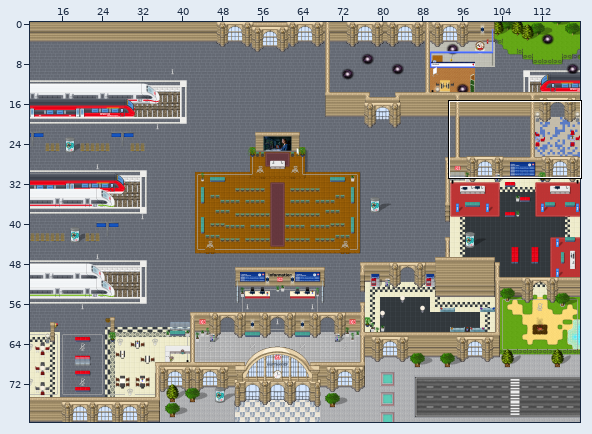
An edit to a level. Tiled map (JSON), maps/hm_station.json. Above, an overview of the earlier version with the close-up marked.
Close-up. As it was:
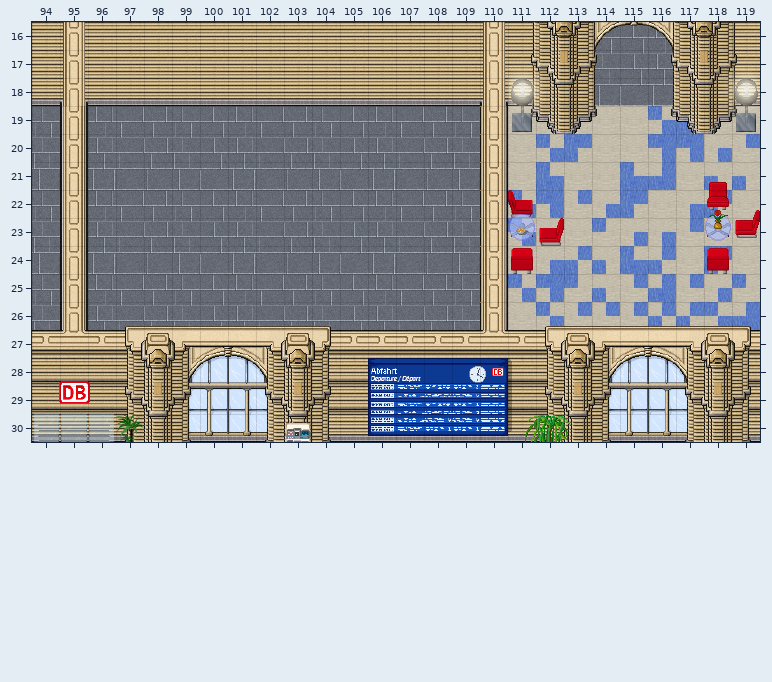
Cells are 32x32 px. Shown: x 94..119, y 16..30. The commit also changed other parts of the map, which this record leaves out.
New version:
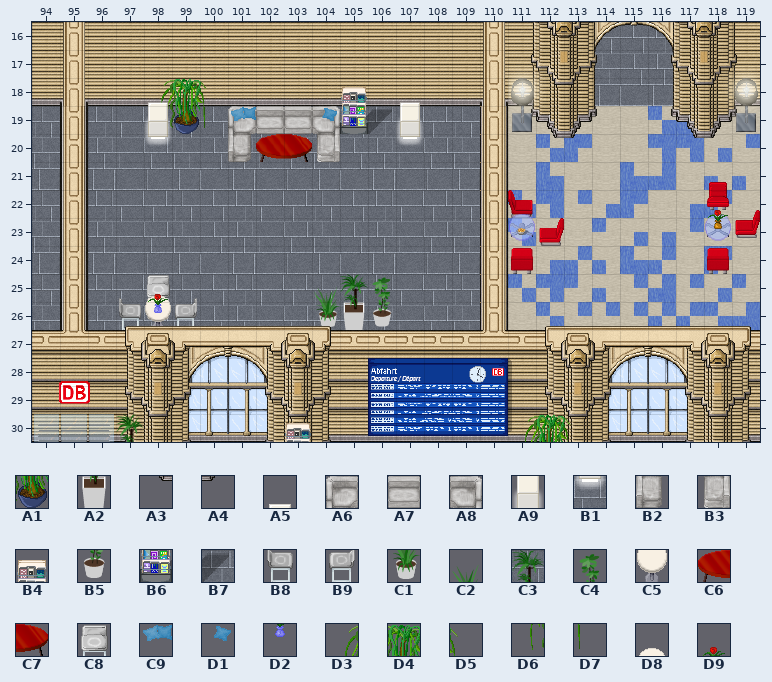
Key: from "Chunk 1": A1 184, A2 188, A3 414, A4 415, A5 766, A6 772, A7 773, A8 774, A9 777, B1 781, B2 782, B3 785, B4 823, B5 825, B6 829, B7 830, B8 837, B9 839, C1 844, C2 884, C3 891, C4 893, C5 903, C6 952, C7 953, C8 991, C9 1055, D1 1056, D2 1096, D3 1534, D4 1535, D5 1536, D6 1537, D7 1538, D8 1559, D9 1693.
__ is an empty cell.
See-through tiles are keyed as they look on the map.
The exact change:
Layer "walls":
y 20: x 112..113 __ __ -> A3 A4; x 117..118 __ __ -> A3 A4
Layer "objects":
y 18: x 98..100 __ __ __ -> D3 D4 D5; x 105 __ -> B4; x 107 __ -> A5
y 19: x 98..107 __ __ __ __ __ __ __ __ __ __ -> D6 A1 D7 A6 A7 A7 A8 B6 B7 A9
y 20: x 98 __ -> B1; x 101..104 __ __ __ __ -> B2 C6 C7 B3; x 107 __ -> B1
y 25: x 98 __ -> C8
y 26: x 97..99 __ __ __ -> B8 C5 B9; x 104..106 __ __ __ -> C1 A2 B5
Layer "objects2":
y 18: x 98 __ -> A5
y 19: x 98 __ -> A9; x 101 __ -> C9; x 104 __ -> D1
y 26: x 98 __ -> D2
Layer "top":
y 25: x 98 __ -> D8; x 104..106 __ __ __ -> C2 C3 C4
Layer "top2":
y 25: x 98 __ -> D9
Changed places in both close-ups, as pixel boxes (x1, y1, x2, y2):
added: (144, 79, 424, 162)
added: (553, 134, 575, 138)
added: (693, 134, 715, 138)
added: (119, 275, 197, 330)
added: (314, 274, 392, 330)
